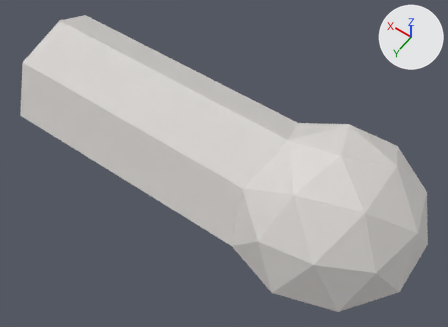
The FBX model Assets/Model/stage.fbx, before and after one commit.
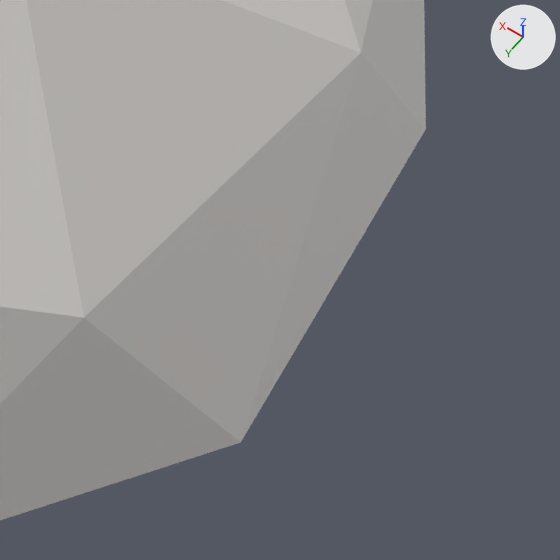
There are two pictures of each version: one whole from a 50 mm camera at (-20.0, 58.6, 91.3) aimed at (19.4, 3.5, 4.7), one close up on the part from 81% to 100% of the width and 69% to 95% of the height. Lighting does not change. The marker at upper right points along +X, +Y and +Z. Where no turn or scale is listed for an object, it has been applied to the vertices.

In view in the first close-up: 'ICO球'.
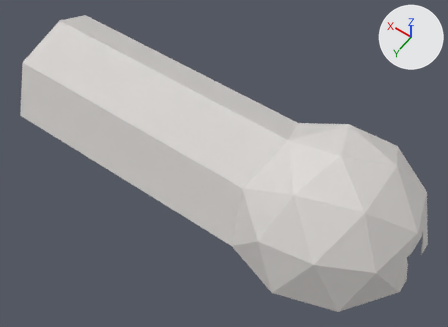
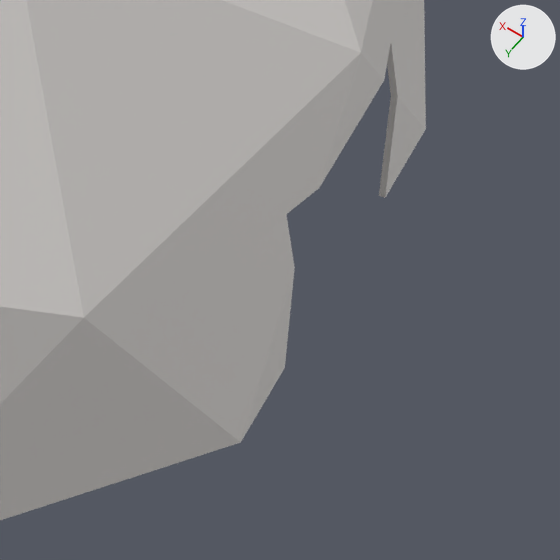
Commit message: モデルアップデート

Diff of the bpy script that builds the scene:
```diff
--- a/Assets/Model/stage.fbx.py
+++ b/Assets/Model/stage.fbx.py
@@ me_ico球 @@
 # used by ob_ico球; location = (0.0, 0.0, 0.0)
-me_ico球.from_pydata(...)  # 28 vertices, 37 faces; spans x -16.6..63.2, y -17.4..17.4, z 0.0..17.4
+me_ico球.from_pydata(...)  # 72 vertices, 95 faces; spans x -16.6..63.2, y -17.4..17.4, z -0.1..17.4
+# me_ico球 part 1
+# 3 faces are deleted
+# 44 vertices are added at x -16.6..63.2, y -17.3..17.3, z -0.1..17.3
+# 61 new faces join them
 me_ico球.materials.append(mat_マテリアル)
```

Changed parts and their boxes (x1, y1, x2, y2) in the close-ups (560 x 560 px):
part 1 of me_ico球, built on
    both: (84, 0, 426, 442)
